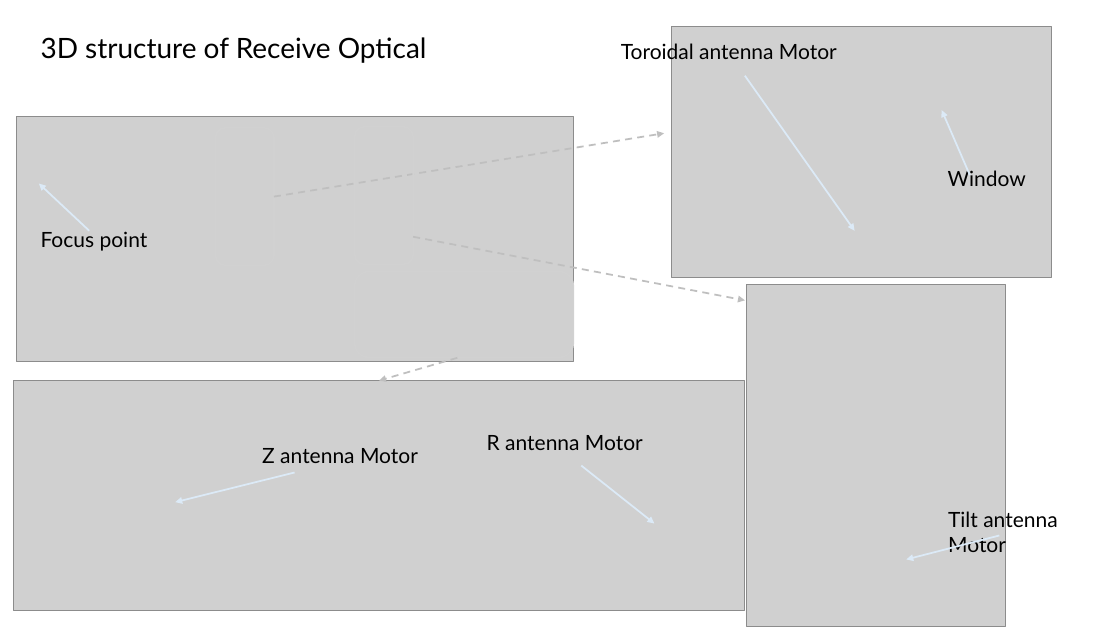
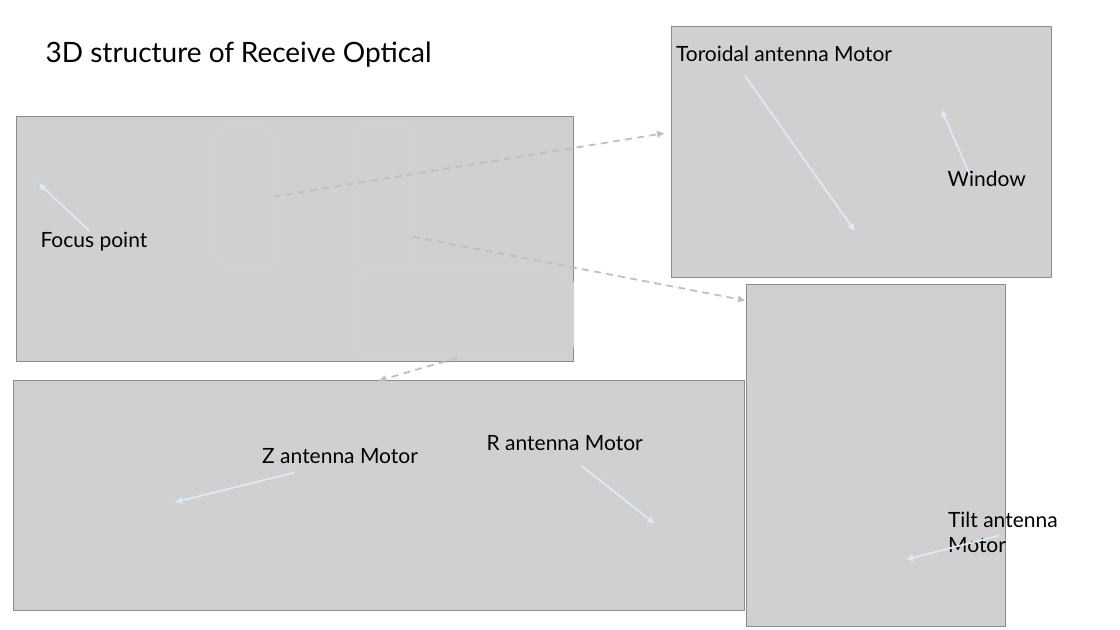
Before and after one commit to USTC-star/computer_share, a slide deck: slide 3 of NSTX-U High-k Scattering receiver optical calibration_07252024.pptx. Drawn at 1120x630 pixels with LibreOffice and Linux fonts; fonts in the diff are those of the drawing; grey boxes stand for pictures. Boxes give left, top, right and bottom in pixels: in the first picture for what was removed or moved away, otherwise in the second. Text is boxed around its words. In the diff, an @@ line names an element or a change of style, - is before the commit and + after.

```diff
--- a/NSTX-U High-k Scattering receiver optical calibration_07252024.pptx
+++ b/NSTX-U High-k Scattering receiver optical calibration_07252024.pptx
@@ text "3D structure of Receive Optical": place and size @@
-text "3D structure of Receive Optical" at [41, 37, 427, 63]
+text "3D structure of Receive Optical" at [46, 41, 432, 67]
@@ text "Toroidal antenna Motor" rewrapped from [621, 41, 837, 64] to [676, 45, 892, 61] @@
```
Also in this commit, not shown: 1 other slide changed, 2 other files.
